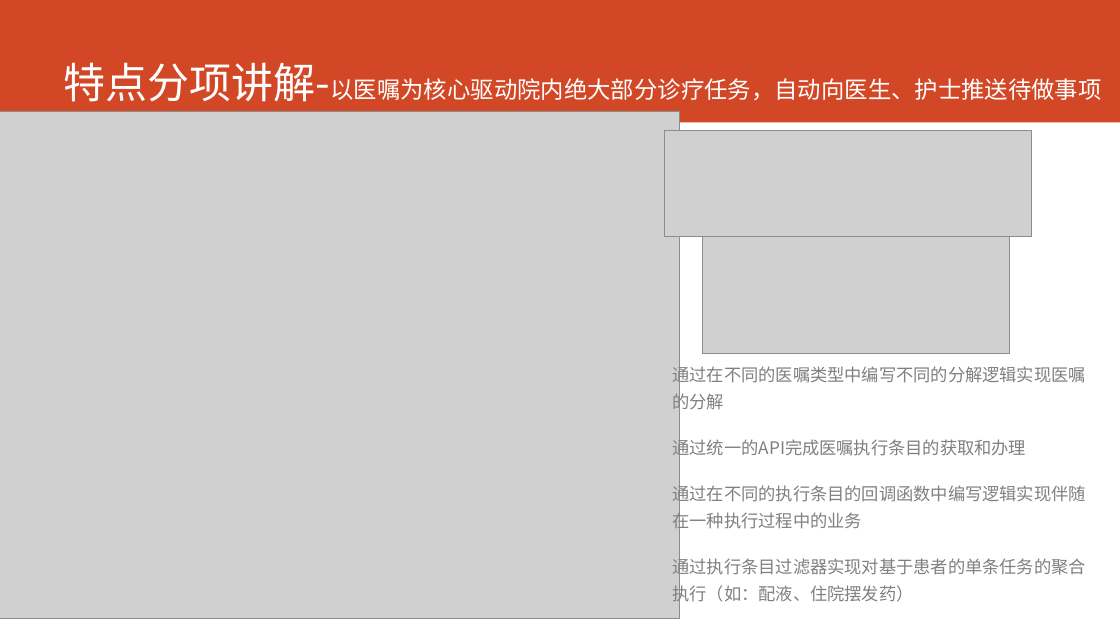
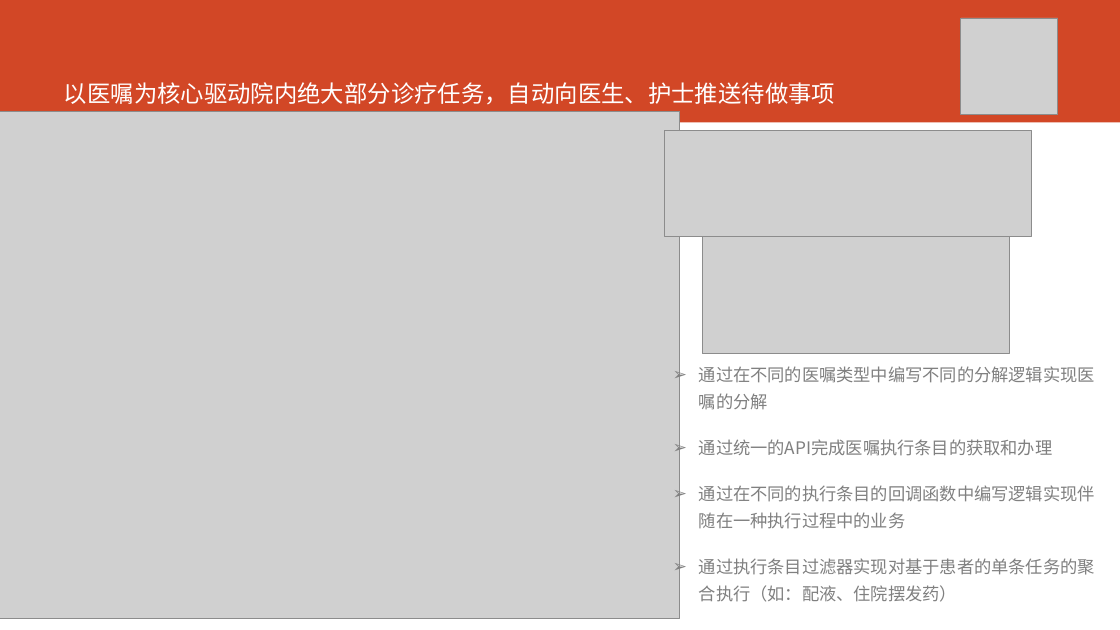
Before and after one commit to AppSecAI-TEST/hospital, a slide deck: slide 5 of doc/EVE新一代HIS核心系统.pptx. Drawn at 1120x630 pixels with LibreOffice and Linux fonts; fonts in the diff are those of the drawing; grey boxes stand for pictures. Boxes give left, top, right and bottom in pixels: in the first picture for what was removed or moved away, otherwise in the second. Text is boxed around its words. In the diff, an @@ line names an element or a change of style, - is before the commit and + after.

```diff
--- a/doc/EVE新一代HIS核心系统.pptx
+++ b/doc/EVE新一代HIS核心系统.pptx
@@ picture added at [961, 18, 1058, 114] @@
@@ title at [64, 82, 835, 105]: text changed @@
-特点分项讲解-以医嘱为核心驱动院内绝大部分诊疗任务，自动向医生、护士推送待做事项
+以医嘱为核心驱动院内绝大部分诊疗任务，自动向医生、护士推送待做事项
@@ text "通过在不同的医嘱类型中编写不同的分解逻辑实现医嘱的分解" at [699, 366, 1095, 602]: bullet none to ➢ @@
```
Also in this commit, not shown: 12 other slides changed.
